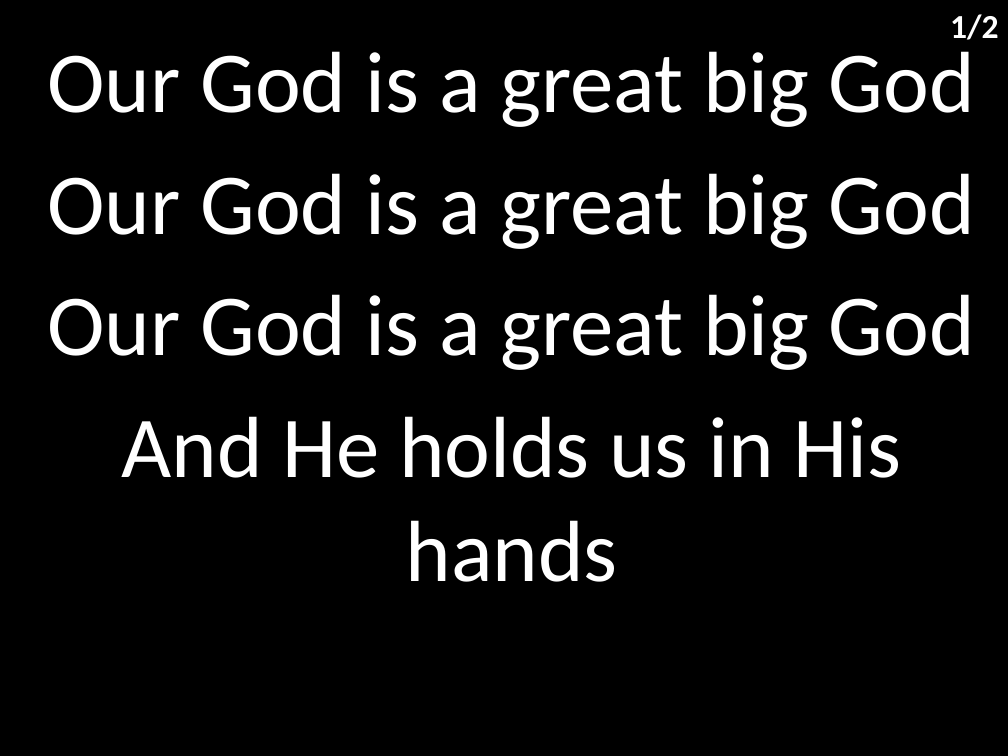
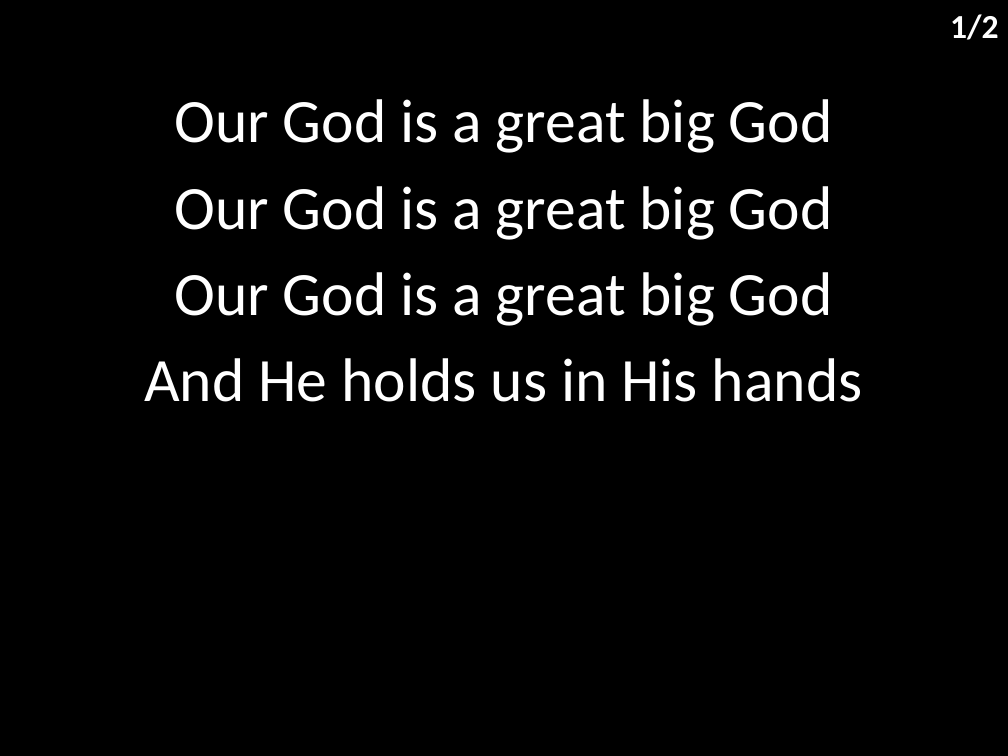
Before and after one commit to hoo-are-ya/worship, a slide deck: slide 2 of docs/songs/great big god.pptx. Drawn at 1008x756 pixels with LibreOffice and Linux fonts; fonts in the diff are those of the drawing. Boxes give left, top, right and bottom in pixels: in the first picture for what was removed or moved away, otherwise in the second. Text is boxed around its words. In the diff, an @@ line names an element or a change of style, - is before the commit and + after.

```diff
--- a/docs/songs/great big god.pptx
+++ b/docs/songs/great big god.pptx
@@ subtitle "Our God is a great ...": place and size @@
-subtitle "Our God is a great ..." at (48,51,975,582)
+subtitle "Our God is a great ..." at (144,99,863,402)
@@ subtitle "Our God is a great ..." at (144,99,863,402): size 62 to 44 pt; less space between paragraphs @@
```
Also in this commit, not shown: 1 other slide changed, 7 other files.
